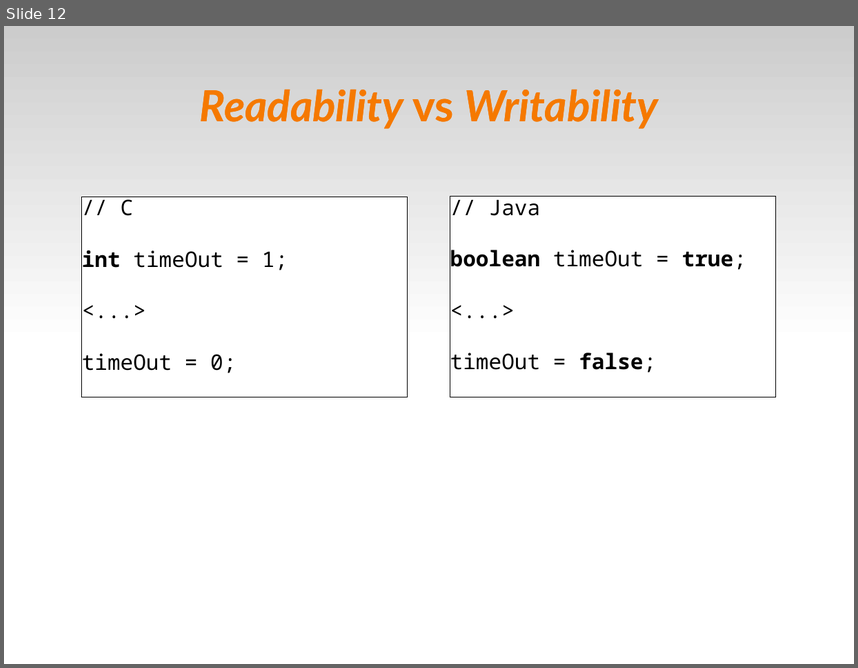
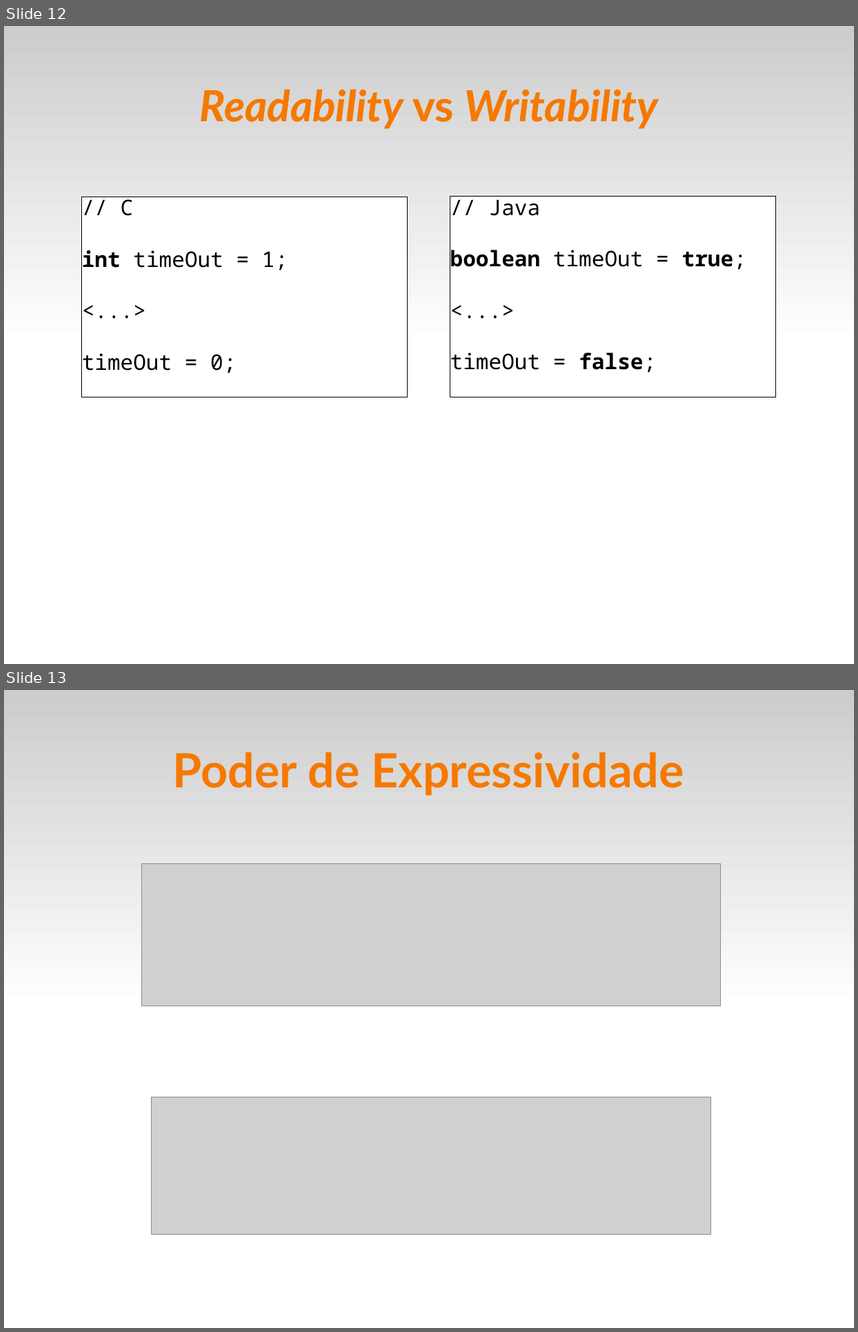
Before and after one commit to fsantanna-uerj/EDL, a slide deck: edl.odp. Shown one above the other, each under a label of ours: slide 12 before the commit, slides 12 and 13 after it. The pictures are 858x668 and 858x1332 pixels, drawn with LibreOffice and Linux fonts; fonts in the diff are those of the drawing; grey boxes stand for pictures. Boxes give left, top, right and bottom in pixels: in the first picture for what was removed or moved away, otherwise in the second. Text is boxed around its words. In the diff, an @@ line names an element or a change of style, - is before the commit and + after.

```diff
--- a/edl.odp
+++ b/edl.odp
@@ slide 13 added at [4, 690, 854, 1328], background #FFFFFF; not listed: 1 template element that a slide beside it also shows @@
@@ title added at [173, 752, 684, 796], 44 pt, text #F57900, bold @@
+Poder de Expressividade
@@ picture added at [142, 864, 722, 1005] @@
@@ picture added at [152, 1096, 711, 1234] @@
```
Also in this commit, not shown: 3 other slides added, 1 slide removed, 5 other files.
